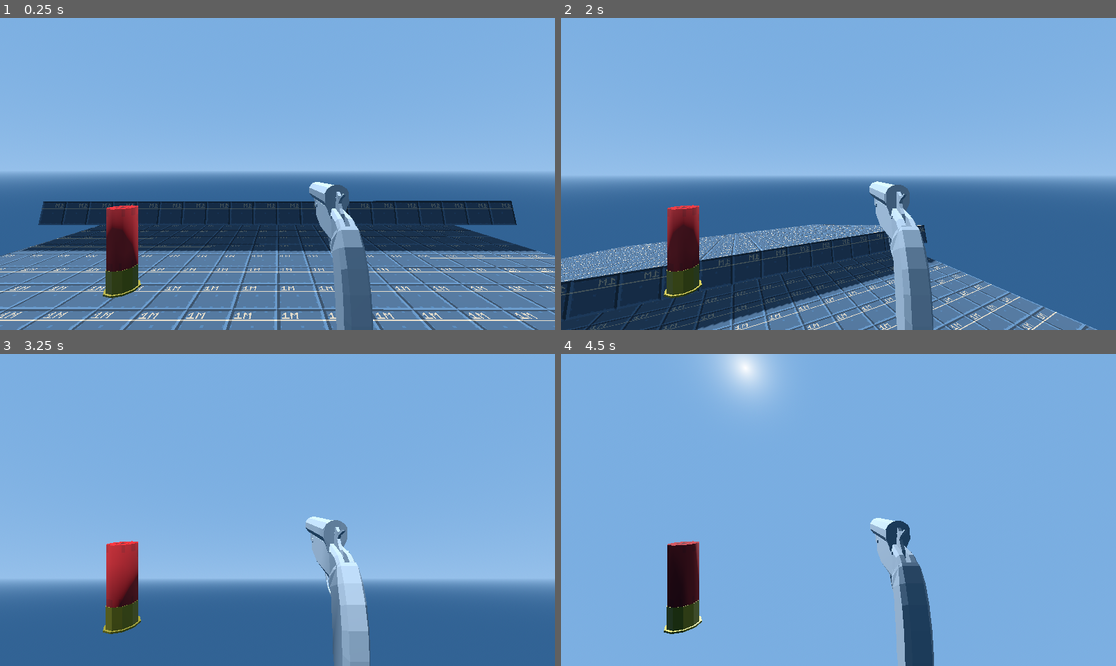
Above: before the commit, frames 1-4 (two rows, left to right).
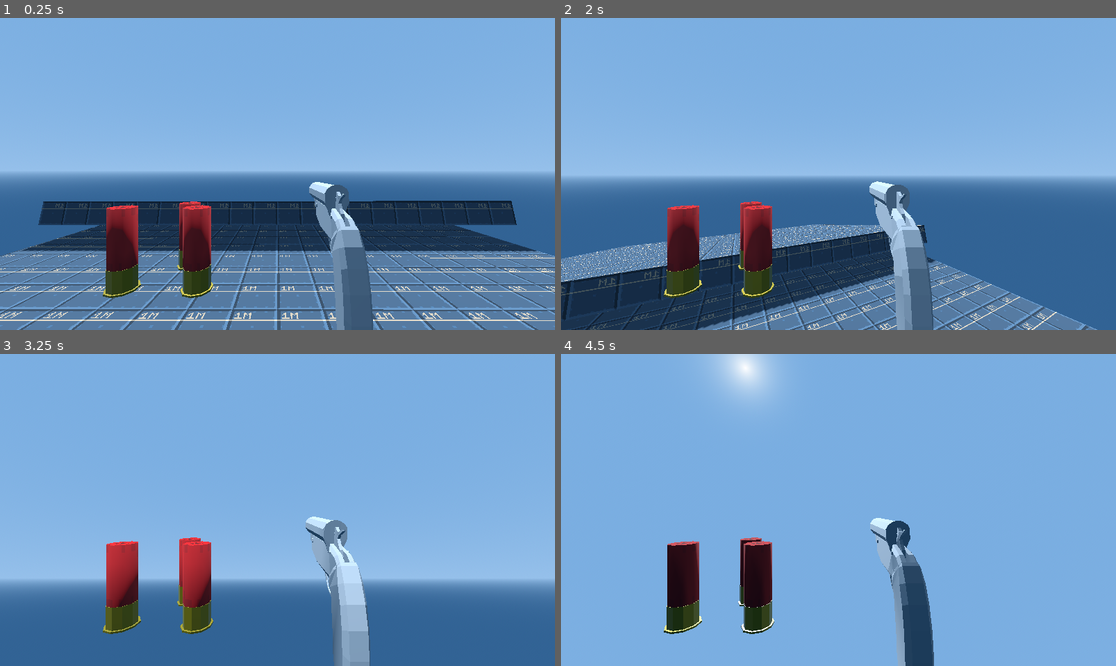
Above: after the commit, the same moments.

Repository: jashjhj/fp-shooter-game
Game: Godot game, scene res://maps/level_0.tscn
The game is run twice, just before and just after one commit, with the same random seed, the same clock (stepped at 60 frames per second) and the same inputs.
Inputs (mouse positions are in pixels of both pictures, inside the frame that each line leads up to):
- Up to frame 1 (0.25 s): no input
- Up to frame 2 (2 s): tap Enter (ui_accept) at 0.5, 0.77, 1.52 s; move the mouse to (866, 174) at 0.52 s; hold W (move_forward) 0.53-1.28 s; hold Alt (inspect) 0.53-1.28 s; move the mouse to (727, 189) at 1.27 s; hold S (move_backward) from 1.28 s (still down); click (727, 189) at 1.35 s
- Up to frame 3 (3.25 s): move the mouse to (288, 503) at 2.02 s; release S (move_backward) at 2.03 s; hold Right mouse button (interact_1) 2.03-2.78 s; hold W (move_forward) from 2.03 s (still down); tap Enter (ui_accept) at 2.75, 3.02 s; move the mouse to (249, 572) at 2.77 s; tap Alt (inspect) at 2.85 s
- Up to frame 4 (4.5 s): keep holding W (move_forward); move the mouse to (877, 513) at 3.52 s; press the mouse at (877, 513) at 3.53 s; tap Enter (ui_accept) at 3.77, 4.25 s; move the mouse to (794, 506) at 4.27 s; release the mouse at (794, 506) at 4.28 s; right-click (794, 506) at 4.35 s

The runs differ from the first frame. In frame 1, 1.7% of the frame differs, in the area x 31-39%, y 58-90%; in frame 2, 1.8%; in frame 3, 1.7%; in frame 4, 2.0%, in the area x 31-64%, y 56-90%.

Commit message:
Allow multiple Insertables to co-exist

Diff:
--- a/gameobjects/guns/instances/Flare_Gun.tscn
+++ b/gameobjects/guns/instances/Flare_Gun.tscn
@@ -153,3 +153,15 @@
 DEFAULT_DIRECTION = Vector3(0, 0, -1)
 NEARBY_SLOTS = [NodePath("../Model/Barrel/Moving_Parts/Chamber")]
 INSERTION_ACCEPTANCE = 1
+
+[node name="12Ga_Shot2" parent="." node_paths=PackedStringArray("NEARBY_SLOTS") instance=ExtResource("11_nq1xb")]
+transform = Transform3D(1, 0, 0, 0, 1, 0, 0, 0, 1, -0.109571, 0.0637344, 0)
+script = ExtResource("15_3caqd")
+DEFAULT_DIRECTION = Vector3(0, 0, -1)
+NEARBY_SLOTS = [NodePath("../Model/Barrel/Moving_Parts/Chamber")]
+INSERTION_ACCEPTANCE = 1
+
+[node name="12Ga_Shot3" parent="." instance=ExtResource("11_nq1xb")]
+transform = Transform3D(1, 0, 0, 0, 1, 0, 0, 0, 1, -0.133358, 0.0604644, -0.0438111)
+DEFAULT_DIRECTION = Vector3(0, 0, -1)
+INSERTION_ACCEPTANCE = 1
--- a/gameobjects/guns/parts/interactivity_backend/Gun_Insertable.gd
+++ b/gameobjects/guns/parts/interactivity_backend/Gun_Insertable.gd
@@ -30,7 +30,7 @@
 ##Is it within a slot?
 var is_housed:bool = false;
 
-var INSERTION_PLANE
+#var INSERTION_PLANE:Area3D
 
 
 
@@ -63,6 +63,7 @@
 	set_interact_plane_normal(plane_normal)
 
 	add_child(insertion_plane_tools)
+	insertion_plane_tools.INTERACT_PLANE.process_mode = PROCESS_MODE_DISABLED
 	assert(insertion_plane_tools != null, "Gun_Part_Tools does not exist @ `res://gameobjects/guns/parts/interactivity_backend/Gun_Part_Tools.tscn`") # check
 	insertion_plane_tools.INTERACT_PLANE.collision_layer = INSERTION_PLANE_LAYER;
 
@@ -92,7 +93,7 @@
 
 
 
-		var nearest_slot:Gun_Part_Insertable_Slot = null;
+		var nearest_slot:Gun_Part_Insertable_Slot = null; # Might be useful? for smoothing thigns out ?
 		for slot in NEARBY_SLOTS:
 			if nearest_slot == null: nearest_slot = slot;
 			elif (slot.global_position - global_position).length() < (nearest_slot.global_position - global_position).length():
@@ -124,8 +125,9 @@
 					push_error("Gun_part_Insertable_Slot's Area3D not direct child @ " + str(in_slot_collider.get_parent()))
 					return
 
-				if(in_slot_collider.get_parent().INSERTION_ACCEPTANCE & INSERTION_ACCEPTANCE != 0): # If there is overlap, meaning can be inserted
-					CURRENT_SLOT = in_slot_collider.get_parent()
+				var new_slot:Gun_Part_Insertable_Slot = in_slot_collider.get_parent()
+				if(new_slot.INSERTION_ACCEPTANCE & INSERTION_ACCEPTANCE != 0 and new_slot.is_housed == false): # If there is overlap, meaning can be inserted, and slot is free
+					CURRENT_SLOT = new_slot
 
 
 					#INTERACT_PLANE.reparent(CURRENT_SLOT);
--- a/gameobjects/guns/parts/interactivity_backend/Gun_Part_Tools.tscn
+++ b/gameobjects/guns/parts/interactivity_backend/Gun_Part_Tools.tscn
@@ -29,5 +29,4 @@
 
 [node name="Visualiser" type="MeshInstance3D" parent="Interact_Plane"]
 transform = Transform3D(1, 0, 0, 0, -4.37114e-08, -1, 0, 1, -4.37114e-08, 0, 0, 0)
-visible = false
 mesh = SubResource("PlaneMesh_m7242")
